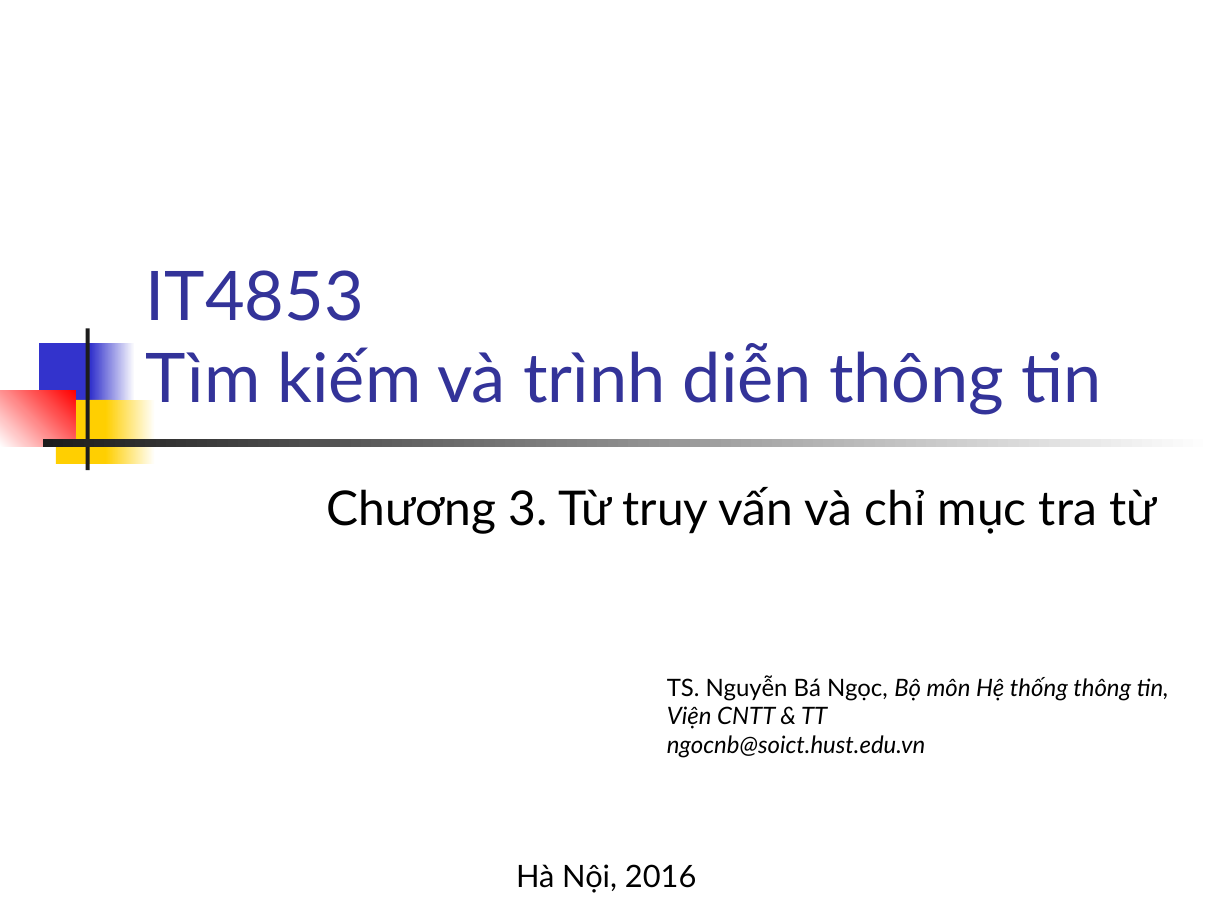
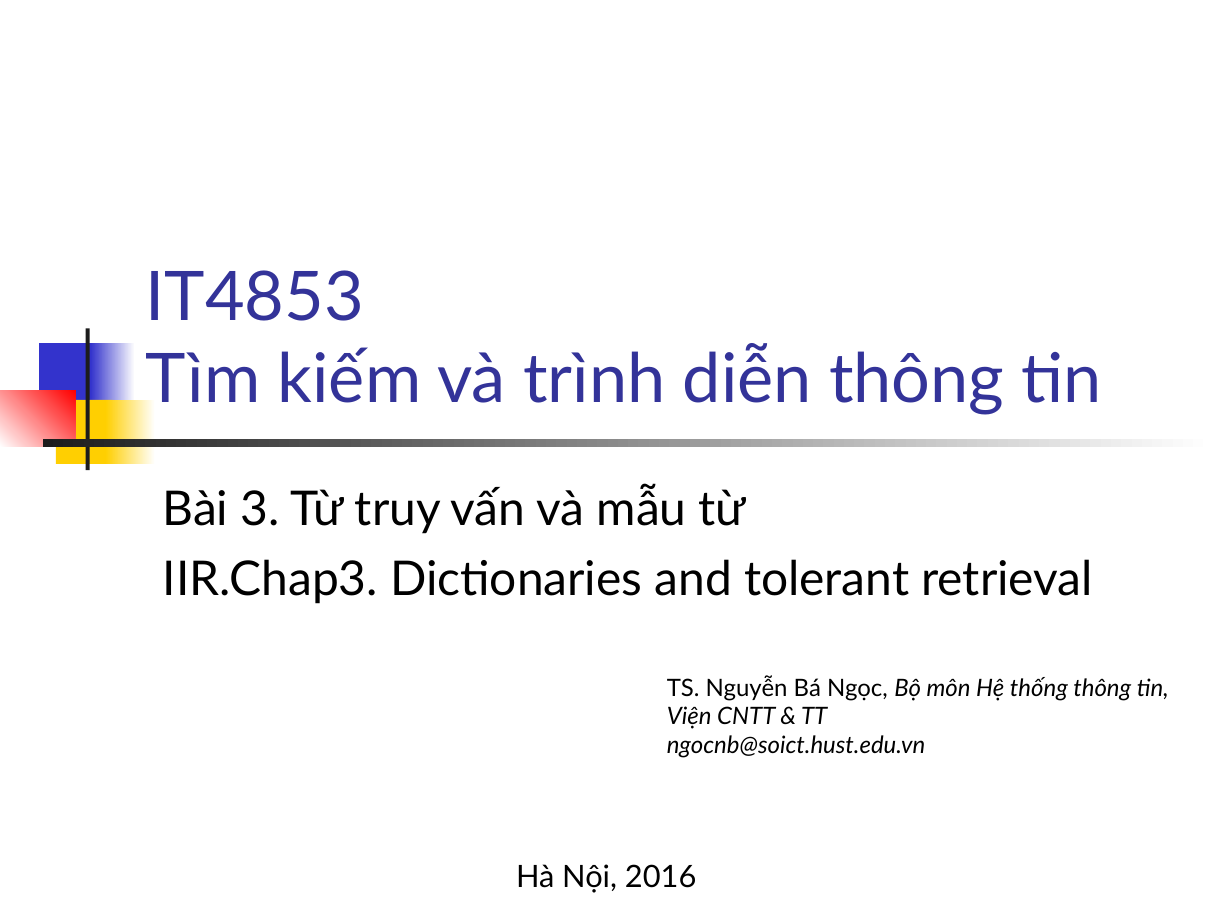
Before and after one commit to nguyenkhanhthien/IT4853, a slide deck: slide 1 of Bài 3 Từ truy vấn và chỉ mục tra từ.ppt. Drawn at 1232x924 pixels with LibreOffice and Linux fonts; fonts in the diff are those of the drawing. Boxes give left, top, right and bottom in pixels: in the first picture for what was removed or moved away, otherwise in the second. Text is boxed around its words. In the diff, an @@ line names an element or a change of style, - is before the commit and + after.

```diff
--- a/Bài 3 Từ truy vấn và chỉ mục tra từ.ppt
+++ b/Bài 3 Từ truy vấn và chỉ mục tra từ.ppt
@@ subtitle at bbox=[163, 483, 1093, 604]: text changed @@
-Chương 3. Từ truy vấn và chỉ mục tra từ
+Bài 3. Từ truy vấn và mẫu từ
+IIR.Chap3. Dictionaries and tolerant retrieval
```
Also in this commit, not shown: 2 other slides changed, 3 slides added.
